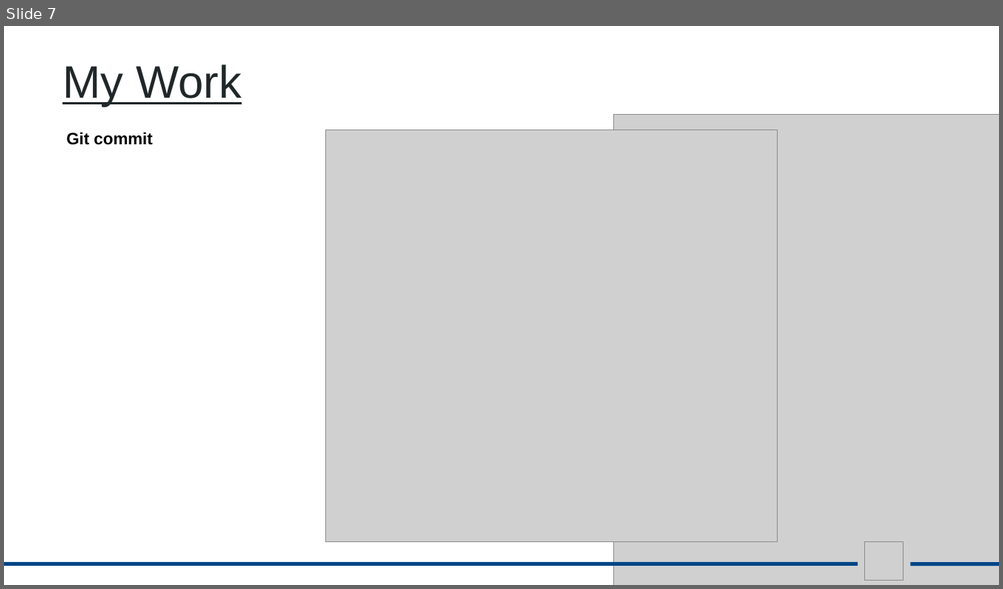
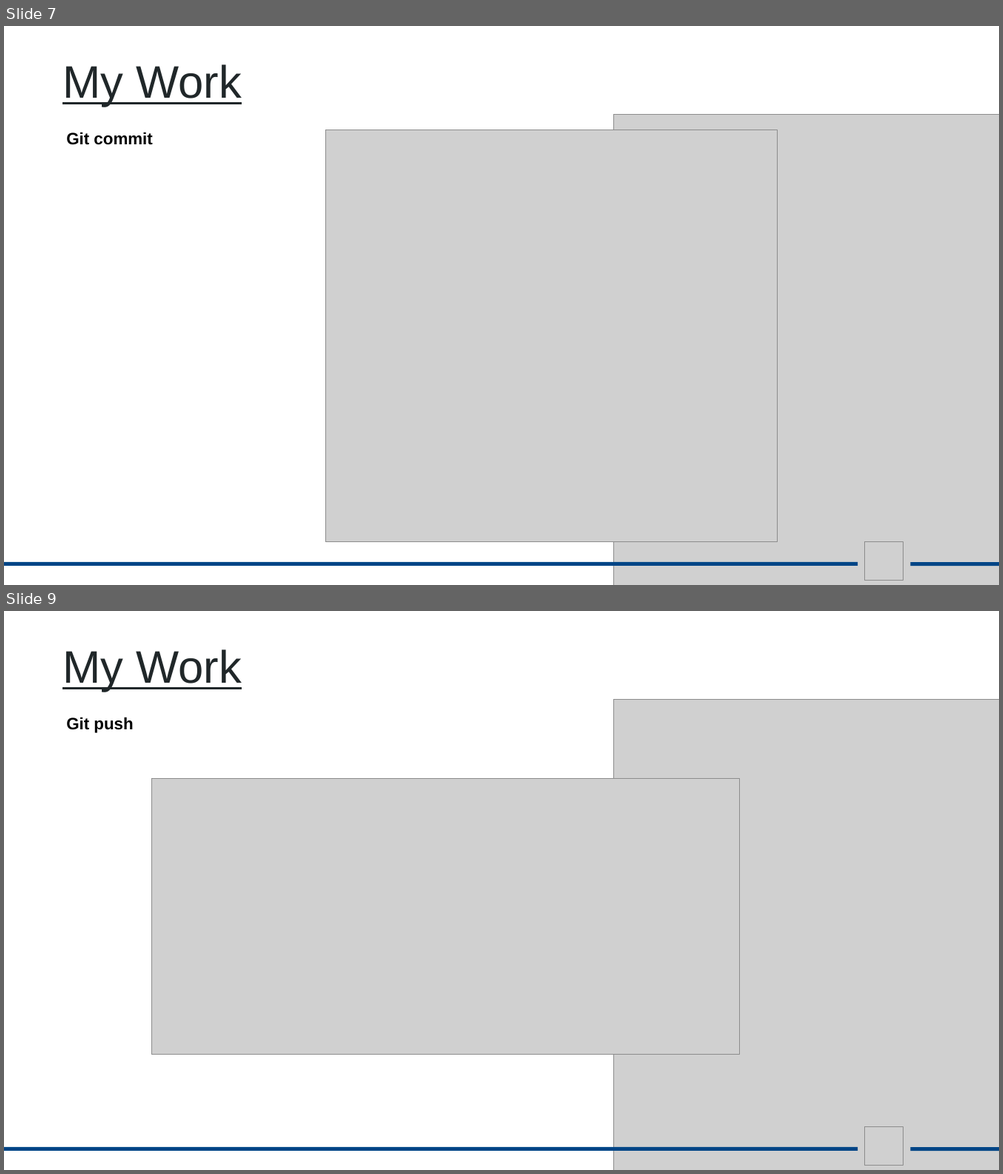
Before and after one commit to aayushsrivastava0/Gitassignment, a slide deck: GITassignment.pptx. Shown one above the other, each under a label of ours: slide 7 before the commit, slides 7 and 9 after it; the slides between them are not shown. The pictures are 1003x589 and 1003x1174 pixels, drawn with LibreOffice and Linux fonts; fonts in the diff are those of the drawing; grey boxes stand for pictures. Boxes give left, top, right and bottom in pixels: in the first picture for what was removed or moved away, otherwise in the second. Text is boxed around its words. In the diff, an @@ line names an element or a change of style, - is before the commit and + after.

Commit message:
finalsing the GITassignment.pptx by adding screenshots

```diff
--- a/GITassignment.pptx
+++ b/GITassignment.pptx
@@ slide 9 added at (4,611,999,1170), background #FFFFFF @@
@@ text added at (62,649,242,692), 44 pt, text #202729, underline @@
+My Work
@@ picture added at (614,699,999,1170) @@
@@ text added at (66,717,133,733), 16 pt, text #000000, bold @@
+Git push
@@ picture added at (152,779,740,1055) @@
@@ picture added at (865,1128,903,1165) @@
@@ rectangle added at (4,1147,857,1151), fill #004586 @@
@@ rectangle added at (910,1147,999,1151), fill #004586 @@
```
Also in this commit, not shown: 6 slides changed, 1 other slide added.
